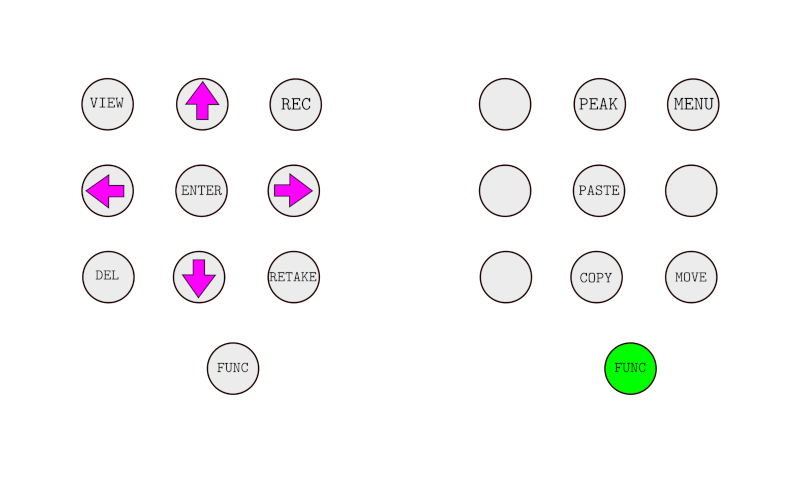
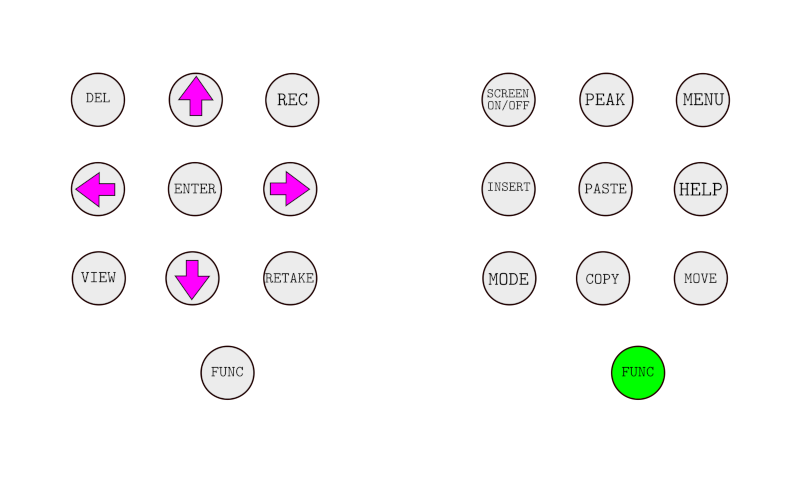
Comparing the layer stacks of the two 800 x 480 images. Changes:
added layer "buttons.png" above "buttons.png copy" over 70, 72, 731, 401
painted on "buttons.png copy" over 81, 77, 720, 396
